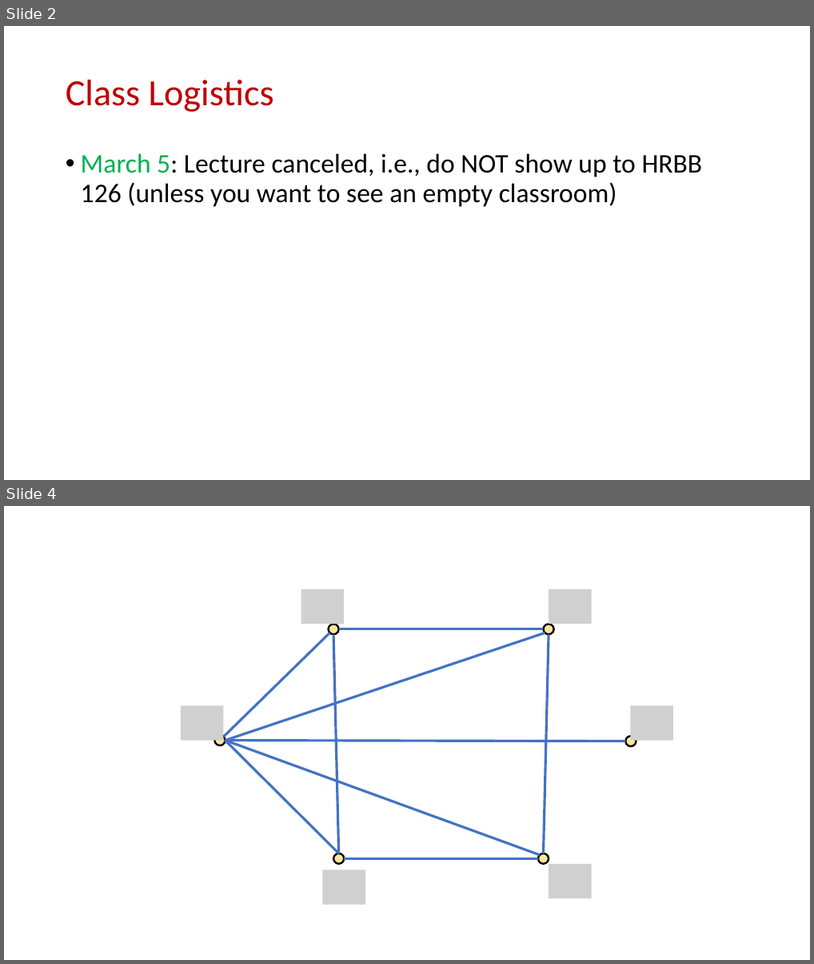
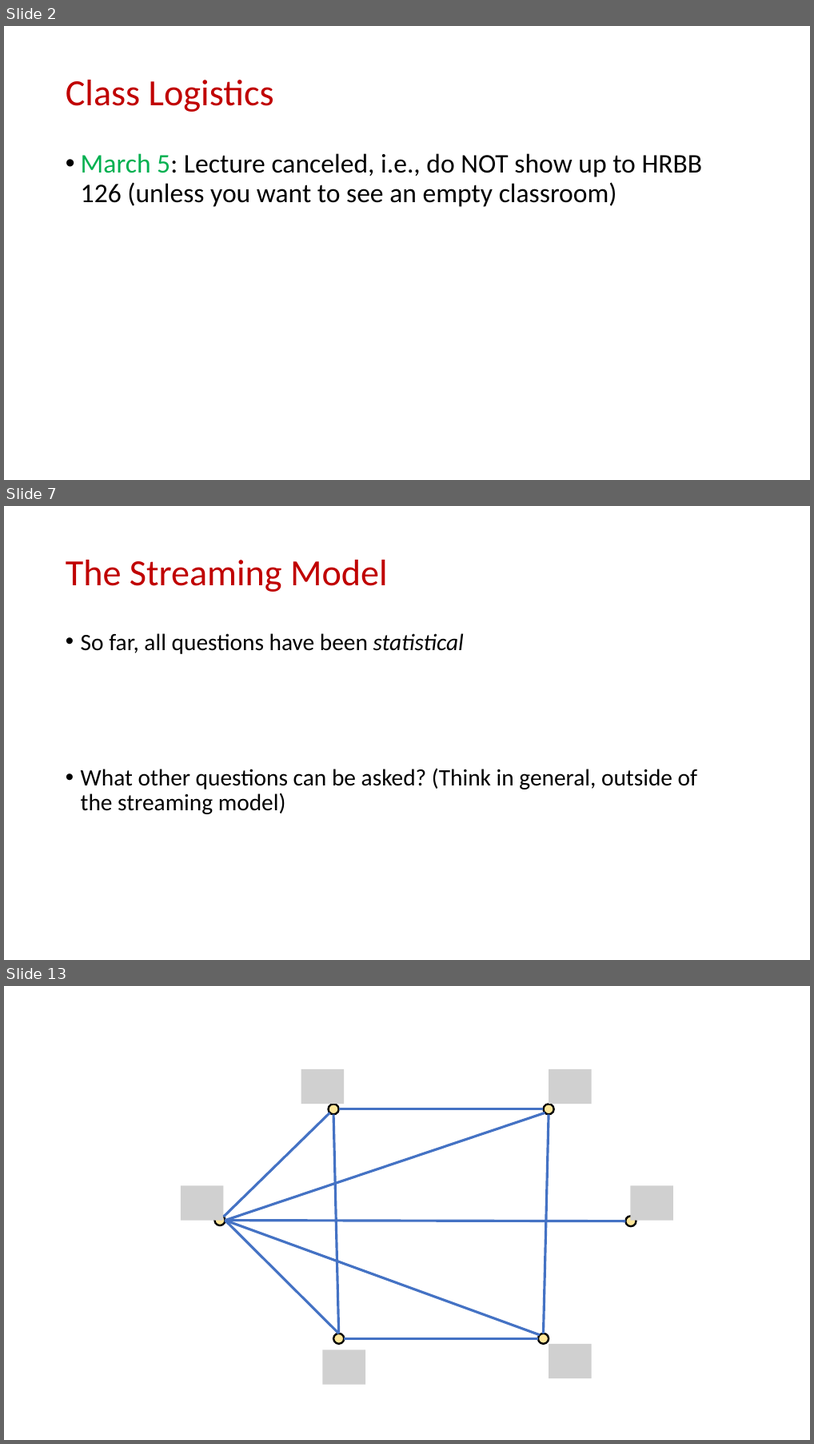
Before and after one commit to samsonzhou/samsonzhou.github.io, a slide deck: CSCE658-S24/L11.pptx. Shown one above the other, each under a label of ours: slides 2 and 4 before the commit, slides 2, 7 and 13 after it; the slides between them are not shown. The pictures are 814x964 and 814x1444 pixels, drawn with LibreOffice and Linux fonts; fonts in the diff are those of the drawing; grey boxes stand for pictures. Boxes give left, top, right and bottom in pixels: in the first picture for what was removed or moved away, otherwise in the second. Text is boxed around its words. In the diff, an @@ line names an element or a change of style, - is before the commit and + after.

```diff
--- a/CSCE658-S24/L11.pptx
+++ b/CSCE658-S24/L11.pptx
@@ slide 7 added at box(4, 506, 810, 960), background #FFFFFF @@
@@ title added at box(66, 560, 388, 592), 44 pt, text #C00000 @@
+The Streaming Model
@@ text added at box(81, 633, 698, 814), 28 pt, text #000000 @@
+• So far, all questions have been statistical
+• What other questions can be asked? (Think in general, outside of the streaming model)
@@ what was slide 4 is now slide 13 @@
```
Also in this commit, not shown: 1 slide changed, 27 other slides added.
